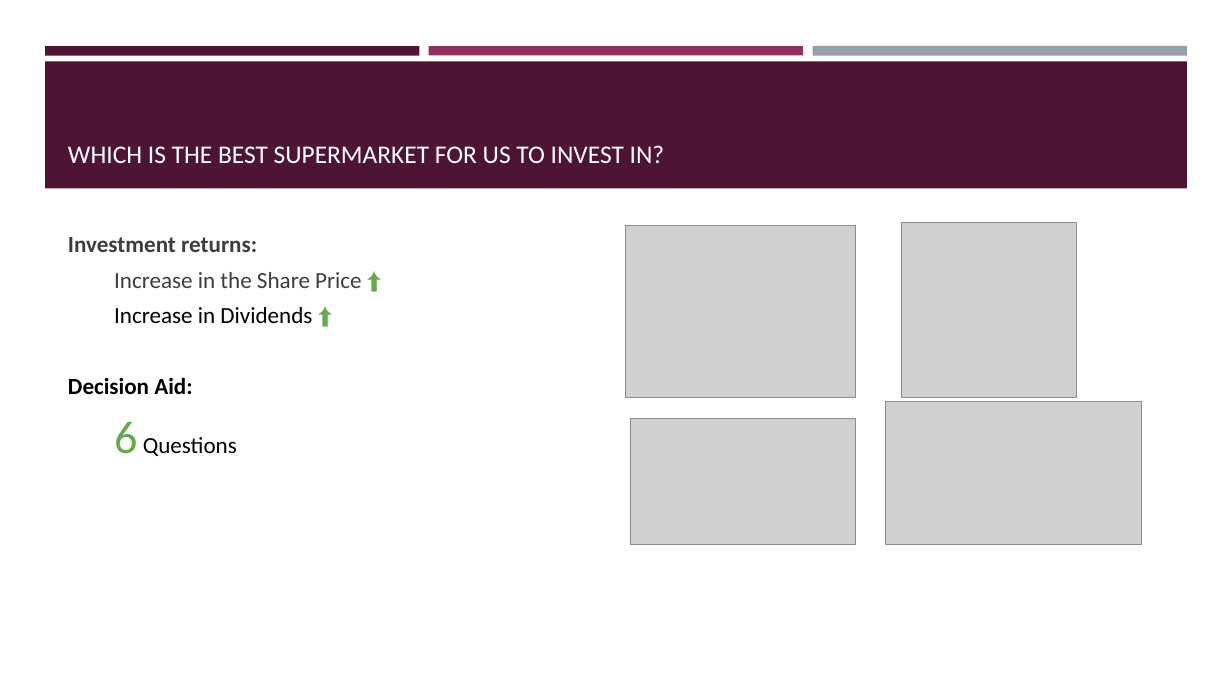
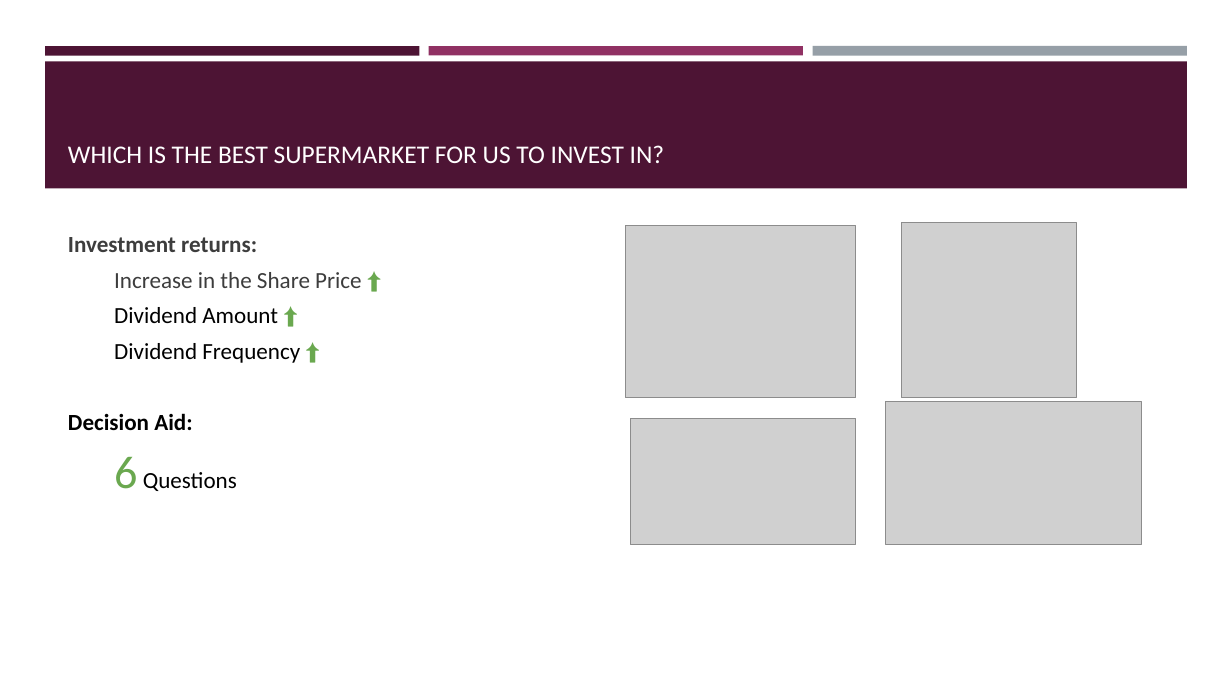
Before and after one commit to drchid1/Team-Project-Group-3---Finance-, a slide deck: slide 2 of presentation/Group 3 – FINANCIAL ANALYSIS.pptx. Drawn at 1232x693 pixels with LibreOffice and Linux fonts; fonts in the diff are those of the drawing; grey boxes stand for pictures. Boxes give left, top, right and bottom in pixels: in the first picture for what was removed or moved away, otherwise in the second. Text is boxed around its words. In the diff, an @@ line names an element or a change of style, - is before the commit and + after.

```diff
--- a/presentation/Group 3 – FINANCIAL ANALYSIS.pptx
+++ b/presentation/Group 3 – FINANCIAL ANALYSIS.pptx
@@ text at [114, 307, 300, 363]: text changed @@
-Increase in Dividends ⬆
+Dividend Amount ⬆
+Dividend Frequency ⬆
```
Also in this commit, not shown: 2 slides removed.
